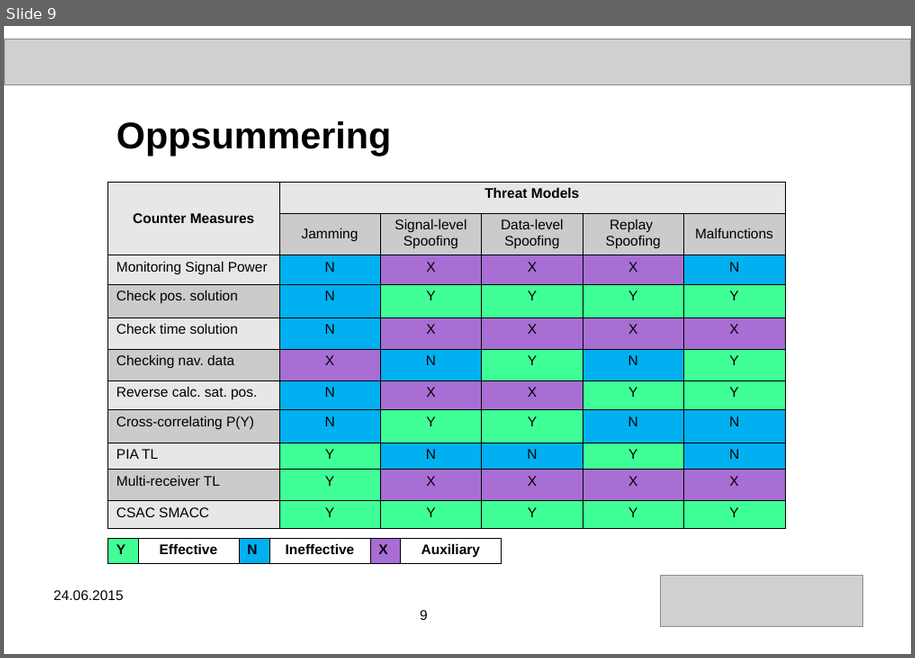
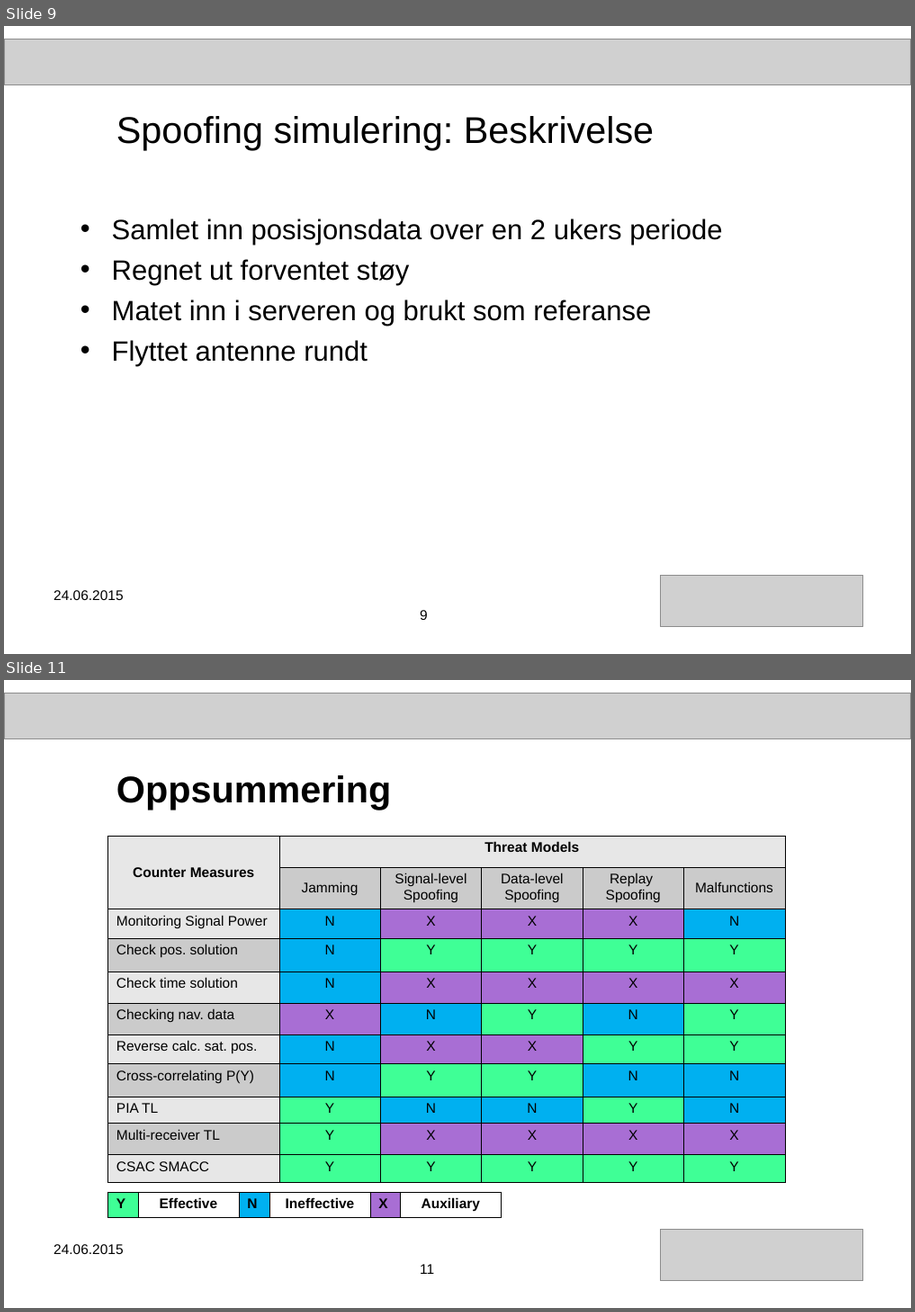
Before and after one commit to aschultzen/master_thesis, a slide deck: aril_presentasjon_2016.ppt. Shown one above the other, each under a label of ours: slide 9 before the commit, slides 9 and 11 after it; the slides between them are not shown. The pictures are 915x658 and 915x1312 pixels, drawn with LibreOffice and Linux fonts; fonts in the diff are those of the drawing; grey boxes stand for pictures. Boxes give left, top, right and bottom in pixels: in the first picture for what was removed or moved away, otherwise in the second. Text is boxed around its words. In the diff, an @@ line names an element or a change of style, - is before the commit and + after.

Commit message:
Updated presentation

```diff
--- a/aril_presentasjon_2016.ppt
+++ b/aril_presentasjon_2016.ppt
@@ slide 9 added at [4, 26, 911, 654], background #FFFFFF @@
@@ picture added at [4, 40, 910, 85] @@
@@ title added at [116, 116, 654, 150], 32 pt, text #000000 @@
+Spoofing simulering: Beskrivelse
@@ text added at [112, 219, 722, 366], 24 pt, text #000000 @@
+• Samlet inn posisjonsdata over en 2 ukers periode
+• Regnet ut forventet støy
+• Matet inn i serveren og brukt som referanse
+• Flyttet antenne rundt
@@ text added at [54, 590, 123, 600], 12 pt, text #000000 @@
+24.06.2015
@@ picture added at [660, 575, 863, 626] @@
@@ page number added at [420, 610, 428, 620], 12 pt, text #000000 @@
+9
@@ what was slide 9 is now slide 11 @@
@@ page number at [420, 1264, 434, 1274]: text changed @@
-9
+11
```
Also in this commit, not shown: 5 slides changed, 3 other slides added, 2 slides removed.
